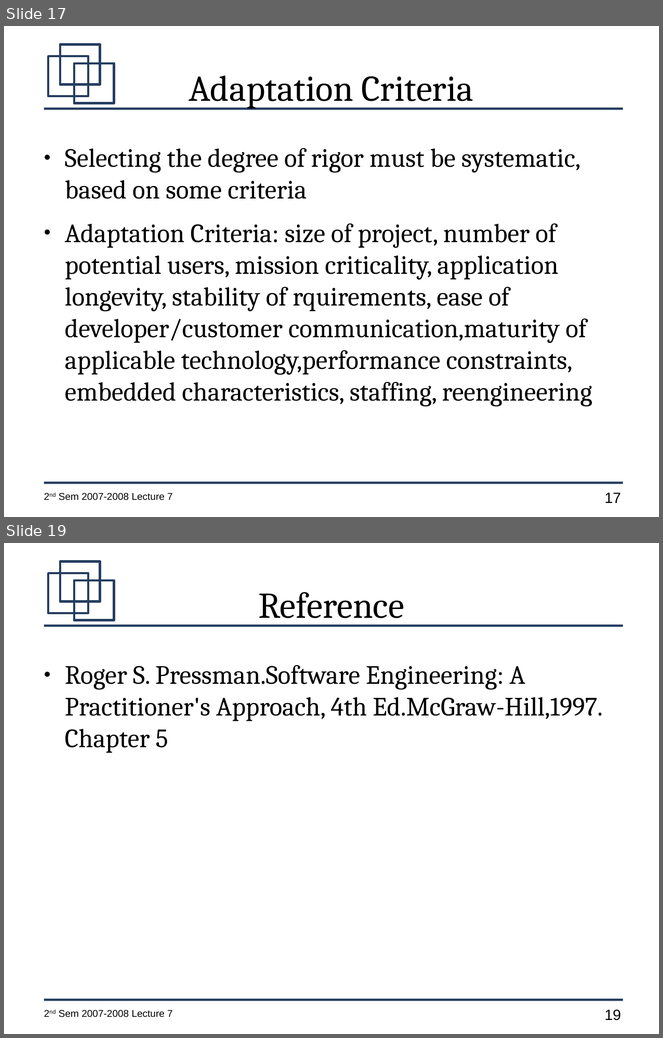
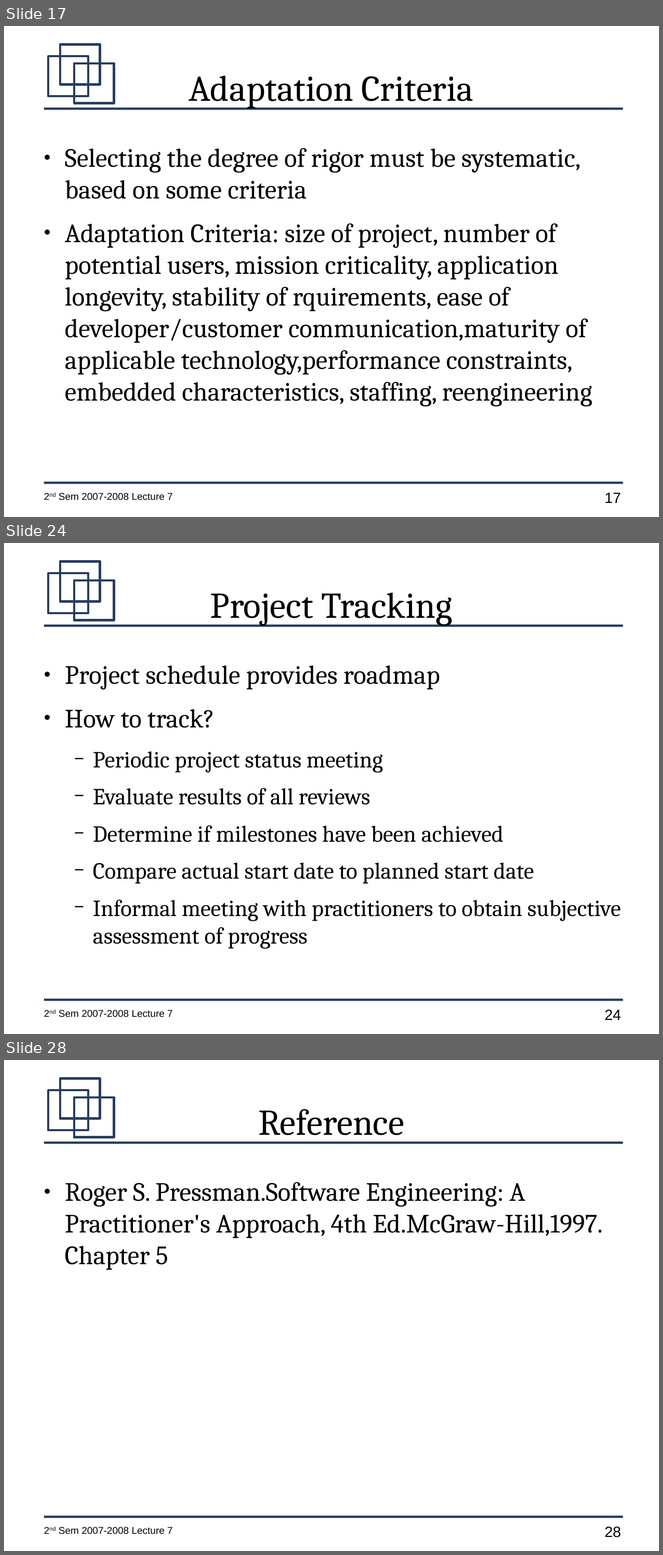
Before and after one commit to jachermocilla/jach-homepage, a slide deck: CMSC128-2nd-Sem-2007-L7.odp. Shown one above the other, each under a label of ours: slides 17 and 19 before the commit, slides 17, 24 and 28 after it; the slides between them are not shown. The pictures are 663x1038 and 663x1555 pixels, drawn with LibreOffice and Linux fonts; fonts in the diff are those of the drawing. Boxes give left, top, right and bottom in pixels: in the first picture for what was removed or moved away, otherwise in the second. Text is boxed around its words. In the diff, an @@ line names an element or a change of style, - is before the commit and + after.

```diff
--- a/CMSC128-2nd-Sem-2007-L7.odp
+++ b/CMSC128-2nd-Sem-2007-L7.odp
@@ slide 24 added at <box>4,543,659,1034</box>, background #FFFFFF; not listed: 7 template elements that a slide beside it also shows @@
@@ title added at <box>210,592,452,626</box>, 44 pt, text #000000 @@
+Project Tracking
@@ text added at <box>65,665,621,949</box>, 28 pt, text #000000 @@
+● Project schedule provides roadmap
+● How to track?
+  − Periodic project status meeting
+  − Evaluate results of all reviews
+  − Determine if milestones have been achieved
+  − Compare actual start date to planned start date
+  − Informal meeting with practitioners to obtain subjective assessment of progress
@@ what was slide 19 is now slide 28 @@
@@ page number at <box>605,1527,621,1538</box>: text changed @@
-19
+28
```
Also in this commit, not shown: 9 other slides added, 1 slide removed.
